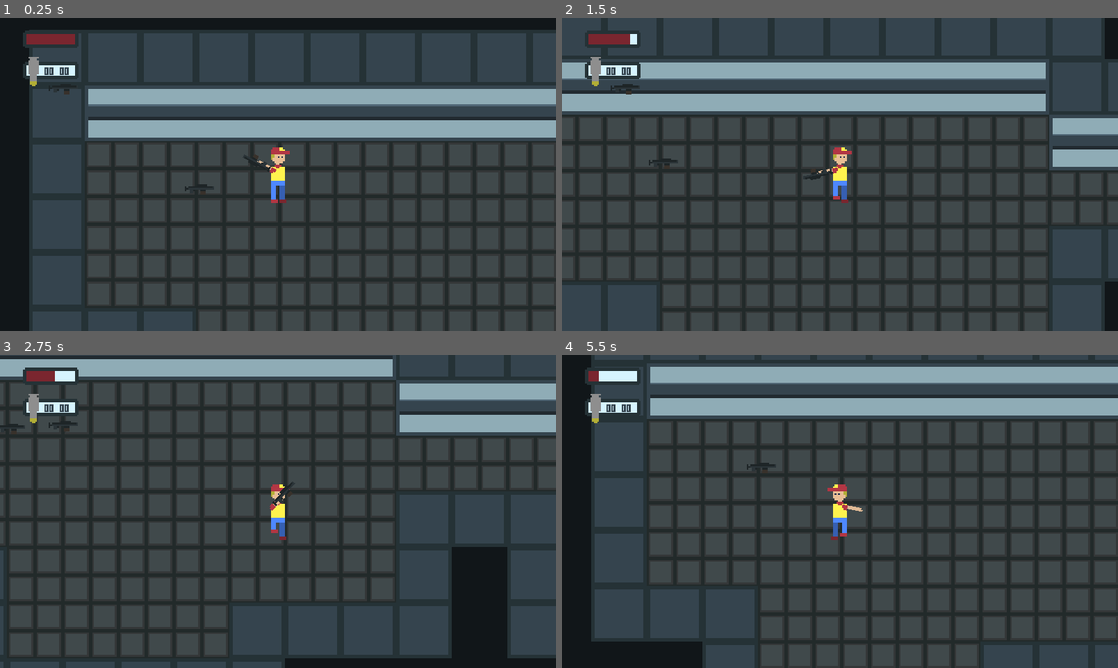
Above: before the commit, frames 1-4 (two rows, left to right).
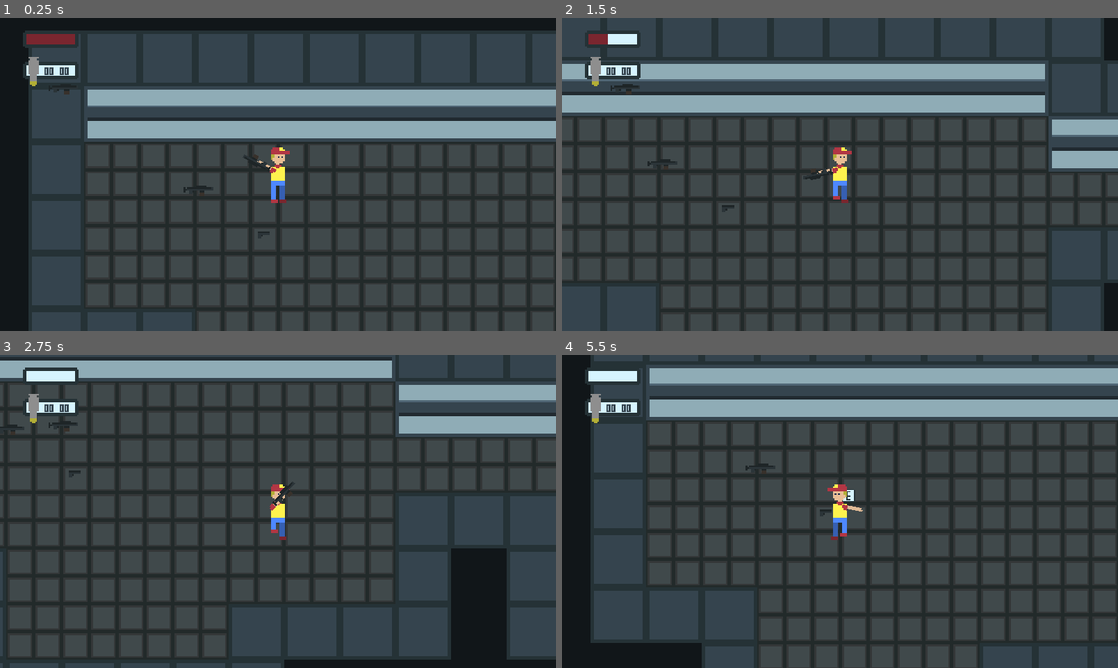
Above: after the commit, the same moments.

Repository: MarinMario/Deliver-Bullets-1.0-Dropped
Game: Godot game, scene res://scenes/test_world.tscn
Two runs of this game, one before a commit and one after it. Both use one fixed random seed, a clock stepped at 60 frames per second and the inputs below.
Inputs (mouse positions are in pixels of both pictures, inside the frame that each line leads up to):
- Up to frame 1 (0.25 s): no input
- Up to frame 2 (1.5 s): tap Enter at 0.5 s; move the mouse to (962, 158) at 0.52 s; press the mouse at (962, 158) at 0.53 s; hold Right (ui_right) 0.53-1.28 s; tap Space (ui_select) at 0.77, 0.8, 1.07, 1.35 s; move the mouse to (728, 190) at 1.27 s; release the mouse at (728, 190) at 1.28 s; hold Down (ui_down) from 1.28 s (still down)
- Up to frame 3 (2.75 s): tap Space (ui_select) at 1.52, 1.82 s; click (166, 527) at 1.55 s; move the mouse to (333, 442) at 2.02 s; release Down (ui_down) at 2.03 s; hold Right (ui_right) from 2.03 s (still down); hold Space (ui_select) from 2.03 s (still down); tap E (action_key) at 2.1 s
- Up to frame 4 (5.5 s): move the mouse to (812, 574) at 2.77 s; release Right (ui_right) at 2.78 s; release Space (ui_select) at 2.78 s; hold Up (ui_up) 2.78-3.53 s; tap Tab (change_weapon) at 2.85 s; tap Space (ui_select) at 3.02, 3.32, 3.77, 3.8, 4.07, 4.52, 4.82 s; click (812, 574) at 3.05 s; move the mouse to (1006, 558) at 3.52 s; press the mouse at (1006, 558) at 3.53 s; hold Left (ui_left) 3.53-5.03 s; tap R (reload) at 4.15 s; move the mouse to (673, 464) at 4.27 s; release the mouse at (673, 464) at 4.28 s; click (673, 464) at 4.35 s; move the mouse to (867, 511) at 5.02 s; hold Down (ui_down) from 5.03 s (still down); hold Space (ui_select) from 5.03 s (still down)

The runs differ from the first frame. In frame 1, 1.9% of the frame differs, in the area x 5-100%, y 3-100%; in frame 2, 3.1%, in the area x 0-100%, y 0-100%; in frame 3, 2.5%; in frame 4, 2.8%.
Error after the commit: Parse Error: Variable "i" already defined in the scope (at line 22). (res://scenes/other/bullet.gd:25)

Commit message:
mobs can shoot and die. also blood particles

Diff:
--- a/Game/blood_particles.tscn
+++ b/Game/blood_particles.tscn
@@ -3,8 +3,8 @@
 [ext_resource path="res://blood_particles.gd" type="Script" id=1]
 
 [sub_resource type="Gradient" id=1]
-offsets = PoolRealArray( 0, 0.125, 0.730769, 1 )
-colors = PoolColorArray( 1, 0, 0, 0, 1, 0, 0, 1, 1, 0, 0, 1, 0, 0, 0, 0 )
+offsets = PoolRealArray( 0.5, 1 )
+colors = PoolColorArray( 1, 0, 0, 1, 0, 0, 0, 0 )
 
 [sub_resource type="GradientTexture" id=2]
 gradient = SubResource( 1 )
@@ -22,7 +22,6 @@
 flag_disable_z = true
 spread = 0.0
 gravity = Vector3( 0, 0, 0 )
-angular_velocity = 0.0
 orbit_velocity = 0.0
 orbit_velocity_random = 0.0
 radial_accel = 20.0
@@ -39,7 +38,6 @@
 lifetime = 20.0
 speed_scale = 20.0
 explosiveness = 1.0
-randomness = 1.0
 local_coords = false
 process_material = SubResource( 5 )
 script = ExtResource( 1 )
--- a/Game/project.godot
+++ b/Game/project.godot
@@ -61,6 +61,34 @@
 
 [input]
 
+ui_left={
+"deadzone": 0.5,
+"events": [ Object(InputEventKey,"resource_local_to_scene":false,"resource_name":"","device":0,"alt":false,"shift":false,"control":false,"meta":false,"command":false,"pressed":false,"scancode":16777231,"unicode":0,"echo":false,"script":null)
+, Object(InputEventJoypadButton,"resource_local_to_scene":false,"resource_name":"","device":0,"button_index":14,"pressure":0.0,"pressed":false,"script":null)
+, Object(InputEventKey,"resource_local_to_scene":false,"resource_name":"","device":0,"alt":false,"shift":false,"control":false,"meta":false,"command":false,"pressed":false,"scancode":65,"unicode":0,"echo":false,"script":null)
+ ]
+}
+ui_right={
+"deadzone": 0.5,
+"events": [ Object(InputEventKey,"resource_local_to_scene":false,"resource_name":"","device":0,"alt":false,"shift":false,"control":false,"meta":false,"command":false,"pressed":false,"scancode":16777233,"unicode":0,"echo":false,"script":null)
+, Object(InputEventJoypadButton,"resource_local_to_scene":false,"resource_name":"","device":0,"button_index":15,"pressure":0.0,"pressed":false,"script":null)
+, Object(InputEventKey,"resource_local_to_scene":false,"resource_name":"","device":0,"alt":false,"shift":false,"control":false,"meta":false,"command":false,"pressed":false,"scancode":68,"unicode":0,"echo":false,"script":null)
+ ]
+}
+ui_up={
+"deadzone": 0.5,
+"events": [ Object(InputEventKey,"resource_local_to_scene":false,"resource_name":"","device":0,"alt":false,"shift":false,"control":false,"meta":false,"command":false,"pressed":false,"scancode":16777232,"unicode":0,"echo":false,"script":null)
+, Object(InputEventJoypadButton,"resource_local_to_scene":false,"resource_name":"","device":0,"button_index":12,"pressure":0.0,"pressed":false,"script":null)
+, Object(InputEventKey,"resource_local_to_scene":false,"resource_name":"","device":0,"alt":false,"shift":false,"control":false,"meta":false,"command":false,"pressed":false,"scancode":87,"unicode":0,"echo":false,"script":null)
+ ]
+}
+ui_down={
+"deadzone": 0.5,
+"events": [ Object(InputEventKey,"resource_local_to_scene":false,"resource_name":"","device":0,"alt":false,"shift":false,"control":false,"meta":false,"command":false,"pressed":false,"scancode":16777234,"unicode":0,"echo":false,"script":null)
+, Object(InputEventJoypadButton,"resource_local_to_scene":false,"resource_name":"","device":0,"button_index":13,"pressure":0.0,"pressed":false,"script":null)
+, Object(InputEventKey,"resource_local_to_scene":false,"resource_name":"","device":0,"alt":false,"shift":false,"control":false,"meta":false,"command":false,"pressed":false,"scancode":83,"unicode":0,"echo":false,"script":null)
+ ]
+}
 shoot={
 "deadzone": 0.5,
 "events": [ Object(InputEventMouseButton,"resource_local_to_scene":false,"resource_name":"","device":0,"alt":false,"shi …(212 unchanged characters)…
--- a/Game/scenes/global.gd
+++ b/Game/scenes/global.gd
@@ -6,3 +6,6 @@
 var player_pistol_ammo := 0
 var player_mg_ammo := 0
 var player_health := 100
+
+const BLOOD_PARTICLES = preload("res://blood_particles.tscn")
+const BULLET = preload("res://scenes/other/bullet.tscn")
--- a/Game/scenes/other/bullet.gd
+++ b/Game/scenes/other/bullet.gd
@@ -1,11 +1,13 @@
-extends Area2D
+extends KinematicBody2D
 
 var init_pos: Vector2
 var target: Vector2
 var direction: Vector2
 var motion: Vector2
-var speed := 1000
+var speed := 500
 var weapon_state: String
+var despawn_timer := 0.0
+var damage := 1
 
 func _ready():
 	#init_pos = global.player_shoot_point
@@ -14,13 +16,13 @@
 	look_at(target)
 
 func _process(delta):
-	if weapon_state == "pistol":
-		speed = 500
-	elif weapon_state == "machine_gun":
-		speed = 1000
+	motion = direction * speed
+	move_and_slide(motion)
+	if get_slide_count() > 0:
+		for i in get_slide_count():
+			var collision = get_slide_collision(i).collider
+			if collision.is_in_group("living"):
+				for i in damage:
+					collision.take_damage()
 
-	motion = direction * speed * delta
-	position += motion
-
-func _on_bullet_body_shape_entered(body_id, body, body_shape, area_shape):
-	self.queue_free()
+			self.queue_free()
--- a/Game/scenes/other/bullet.tscn
+++ b/Game/scenes/other/bullet.tscn
@@ -6,7 +6,9 @@
 [sub_resource type="RectangleShape2D" id=1]
 extents = Vector2( 8, 4 )
 
-[node name="bullet" type="Area2D"]
+[node name="bullet" type="KinematicBody2D" groups=[
+"bullets",
+]]
 script = ExtResource( 1 )
 
 [node name="CollisionShape2D" type="CollisionShape2D" parent="."]
@@ -14,4 +16,3 @@
 
 [node name="Sprite" type="Sprite" parent="."]
 texture = ExtResource( 2 )
-[connection signal="body_shape_entered" from="." to="." method="_on_bullet_body_shape_entered"]
--- a/Game/scenes/player/player.gd
+++ b/Game/scenes/player/player.gd
@@ -3,11 +3,10 @@
 var motion := Vector2(0,0)
 var speed := 300
 var anim := "idle"
-
-const BLOOD_PARTICLES = preload("res://blood_particles.tscn")
+var weapon_state: String
 
 func _physics_process(delta):
-	global.player_pos= self.global_position
+	global.player_pos = self.global_position
 
 	#movement
 	motion = Vector2(0,0)
@@ -21,9 +20,8 @@
 	if Input.is_action_pressed("ui_up"):
 		motion.y -= 1
 
-	if Input.is_action_just_pressed("ui_select"):
-		global.player_health -= rand_range(1,10)
-		spawn_blood()
+	if Input.is_action_pressed("ui_select"):
+		take_damage()
 
 	move_and_slide(motion.normalized() * speed)
 
@@ -40,6 +38,7 @@
 	elif motion.x > 0:
 			$body_container.scale.x = 1
 
-func spawn_blood():
-	var blood_particles = BLOOD_PARTICLES.instance()
+func take_damage():
+	global.player_health -= 5
+	var blood_particles = global.BLOOD_PARTICLES.instance()
 	add_child(blood_particles)
--- a/Game/scenes/player/player.tscn
+++ b/Game/scenes/player/player.tscn
@@ -10,7 +10,7 @@
 [ext_resource path="res://scenes/player/player_stats.tscn" type="PackedScene" id=8]
 
 [sub_resource type="RectangleShape2D" id=1]
-extents = Vector2( 12, 57 )
+extents = Vector2( 15, 45 )
 
 [sub_resource type="SpriteFrames" id=2]
 animations = [ {
@@ -25,11 +25,13 @@
 "speed": 20.0
 } ]
 
-[node name="player" type="KinematicBody2D"]
+[node name="player" type="KinematicBody2D" groups=[
+"living",
+]]
 script = ExtResource( 1 )
 
 [node name="CollisionShape2D" type="CollisionShape2D" parent="."]
-position = Vector2( 0, 1 )
+position = Vector2( 0, -5 )
 shape = SubResource( 1 )
 
 [node name="body_container" type="Node2D" parent="."]
--- a/Game/scenes/regular_mob/mob_hand.gd
+++ b/Game/scenes/regular_mob/mob_hand.gd
@@ -1,3 +1,18 @@
 extends Node2D
 
-var weapon_state = "pistol"
+var weapon_state: String
+var fire_timer := 0.0
+var target: Vector2
+
+func _process(delta):
+	fire_timer += delta
+	if fire_timer > 2 and get_parent().get_parent().can_shoot:
+		target = get_parent().get_parent().target
+		fire_timer = 0
+		shoot()
+
+func shoot():
+	var bullet = global.BULLET.instance()
+	bullet.init_pos = $shoot_point.global_position
+	bullet.target = target
+	get_parent().get_parent().get_parent().add_child(bullet)
--- a/Game/scenes/regular_mob/mob_hand.tscn
+++ b/Game/scenes/regular_mob/mob_hand.tscn
@@ -16,4 +16,4 @@
 animation = "nothing"
 
 [node name="shoot_point" type="Position2D" parent="."]
-position = Vector2( 34, 0 )
+position = Vector2( 55, 0 )
--- a/Game/scenes/regular_mob/regular_mob.gd
+++ b/Game/scenes/regular_mob/regular_mob.gd
@@ -9,32 +9,34 @@
 var target: Vector2
 var change_pos_timer := 2.0
 var do_command_timer := 0.0
+var can_shoot := false
 
 var anim := "idle"
+var health := 100
 
 func _physics_process(delta):
 	change_pos_timer += delta
 	if change_pos_timer > 1 and follow_player:
 		target = global.player_pos
 		change_pos_timer = 0
-	if follow_player:
+	if follow_player and health > 0:
 		motion = (target - position).normalized()
-		if position.distance_to(target) > 40:
+		$body_container/mob_hand.look_at(target)
+		if position.distance_to(target) > 100:
 			speed = 300
 		else:
 			speed = 0.0001
-		$body_container/mob_hand.look_at(target)
 	else:
 		speed = 200
 		do_command_timer += delta
-		if do_command_timer > 2:
+		if do_command_timer > 2 and health > 0:
 			do_command()
 			do_command_timer = 0
 
+	if health <= 0: speed = 0
 	move_and_slide(motion * speed)
 
 	#animation
-
 	$body_container/mob_hand/gun.play(weapon_state)
 	$body_container/body_sprite.play(anim)
 	if motion.x < 0:
@@ -42,8 +44,10 @@
 	else:
 		$body_container.scale.x = 1
 
-	if motion == Vector2(0,0):
+	if motion == Vector2(0,0) and health > 0:
 		anim = "idle"
+	elif health <= 0:
+		anim = "die"
 	else:
 		anim = "walk"
 
@@ -65,10 +69,25 @@
 func _on_line_of_sight_body_entered(body):
 	if body.name == "player":
 		follow_player = true
+		can_shoot = true
 
 func _on_line_of_sight_body_exited(body):
 	if body.name == "player":
 		follow_player = false
+		can_shoot = false
 
 func attack():
 	$anims.play("attack")
+
+func take_damage():
+	health -= 5
+	var blood_particles = global.BLOOD_PARTICLES.instance()
+	add_child(blood_particles)
+	if health <= 0:
+		die()
+
+func die():
+	$CollisionShape2D.disabled = true
+	$line_of_sight/CollisionShape2D.disabled = true
+	follow_player = false
+	$anims.play("die")
--- a/Game/scenes/regular_mob/regular_mob.tscn
+++ b/Game/scenes/regular_mob/regular_mob.tscn
@@ -9,13 +9,18 @@
 [ext_resource path="res://scenes/regular_mob/mob_hand.tscn" type="PackedScene" id=7]
 
 [sub_resource type="RectangleShape2D" id=1]
-extents = Vector2( 16, 60 )
+extents = Vector2( 15, 30 )
 
 [sub_resource type="SpriteFrames" id=2]
 animations = [ {
 "frames": [ ExtResource( 2 ) ],
 "loop": false,
 "name": "idle",
+"speed": 0.0
+}, {
+"frames": [ ExtResource( 2 ) ],
+"loop": false,
+"name": "die",
 "speed": 0.0
 }, {
 "frames": [ ExtResource( 3 ), ExtResource( 4 ), ExtResource( 3 ), ExtResource( 5 ), ExtResource( 6 ), ExtResource( 5 ) ],
@@ -25,7 +30,7 @@
 } ]
 
 [sub_resource type="CircleShape2D" id=3]
-radius = 223.987
+radius = 421.005
 
 [sub_resource type="Animation" id=4]
 resource_name = "attack"
@@ -43,18 +48,50 @@
 "values": [ 0.0, -100.0, 0.0 ]
 }
 
-[node name="regular_mob" type="KinematicBody2D"]
+[sub_resource type="Animation" id=5]
+resource_name = "die"
+length = 0.5
+tracks/0/type = "value"
+tracks/0/path = NodePath("body_container:rotation_degrees")
+tracks/0/interp = 1
+tracks/0/loop_wrap = true
+tracks/0/imported = false
+tracks/0/enabled = true
+tracks/0/keys = {
+"times": PoolRealArray( 0, 0.3 ),
+"transitions": PoolRealArray( 1, 1 ),
+"update": 0,
+"values": [ 0.0, -90.0 ]
+}
+tracks/1/type = "value"
+tracks/1/path = NodePath("body_container/mob_hand:rotation_degrees")
+tracks/1/interp = 1
+tracks/1/loop_wrap = true
+tracks/1/imported = false
+tracks/1/enabled = true
+tracks/1/keys = {
+"times": PoolRealArray( 0, 0.3 ),
+"transitions": PoolRealArray( 1, 1 ),
+"update": 0,
+"values": [ 0.0, -90.0 ]
+}
+
+[node name="regular_mob" type="KinematicBody2D" groups=[
+"living",
+]]
 script = ExtResource( 1 )
+weapon_state = "pistol"
 
 [node name="CollisionShape2D" type="CollisionShape2D" parent="."]
+position = Vector2( 0, -10 )
 shape = SubResource( 1 )
 
 [node name="body_container" type="Node2D" parent="."]
 
 [node name="body_sprite" type="AnimatedSprite" parent="body_container"]
-position = Vector2( 4, -1 )
+position = Vector2( 4, -6 )
 frames = SubResource( 2 )
-animation = "walk"
+animation = "die"
 
 [node name="mob_hand" parent="body_container" instance=ExtResource( 7 )]
 position = Vector2( -10, -13 )
@@ -63,10 +100,11 @@
 position = Vector2( 11, 0 )
 
 [node name="CollisionShape2D" type="CollisionShape2D" parent="line_of_sight"]
-position = Vector2( -11, 1 )
+position = Vector2( 157, -4 )
 shape = SubResource( 3 )
 
 [node name="anims" type="AnimationPlayer" parent="."]
 anims/attack = SubResource( 4 )
+anims/die = SubResource( 5 )
 [connection signal="body_entered" from="line_of_sight" to="." method="_on_line_of_sight_body_entered"]
 [connection signal="body_exited" from="line_of_sight" to="." method="_on_line_of_sight_body_exited"]
--- a/Game/scenes/test_world.tscn
+++ b/Game/scenes/test_world.tscn
@@ -131,7 +131,7 @@
 }
 
 [node name="player" parent="." instance=ExtResource( 1 )]
-position = Vector2( 572.718, 333.111 )
+position = Vector2( 575.11, 330.719 )
 z_index = 1
 
 [node name="roof" type="TileMap" parent="."]
@@ -154,3 +154,7 @@
 [node name="weapon_item" parent="." instance=ExtResource( 5 )]
 position = Vector2( 394.657, 368.093 )
 weapon_state = "machine_gun"
+
+[node name="weapon_item2" parent="." instance=ExtResource( 5 )]
+position = Vector2( 545.498, 469.352 )
+weapon_state = "pistol"
Not shown: 1 places in Game/scenes/regular_mob/regular_mob.tscn that only renumber resources
